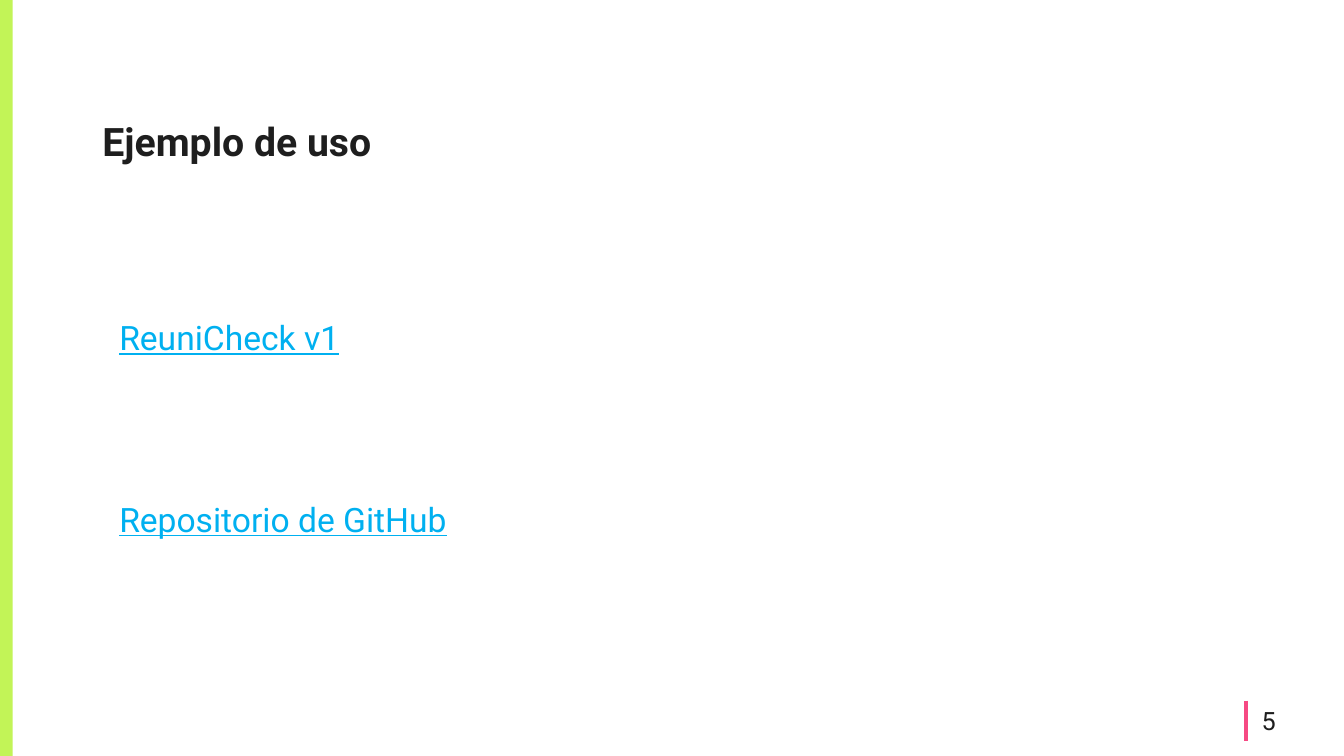
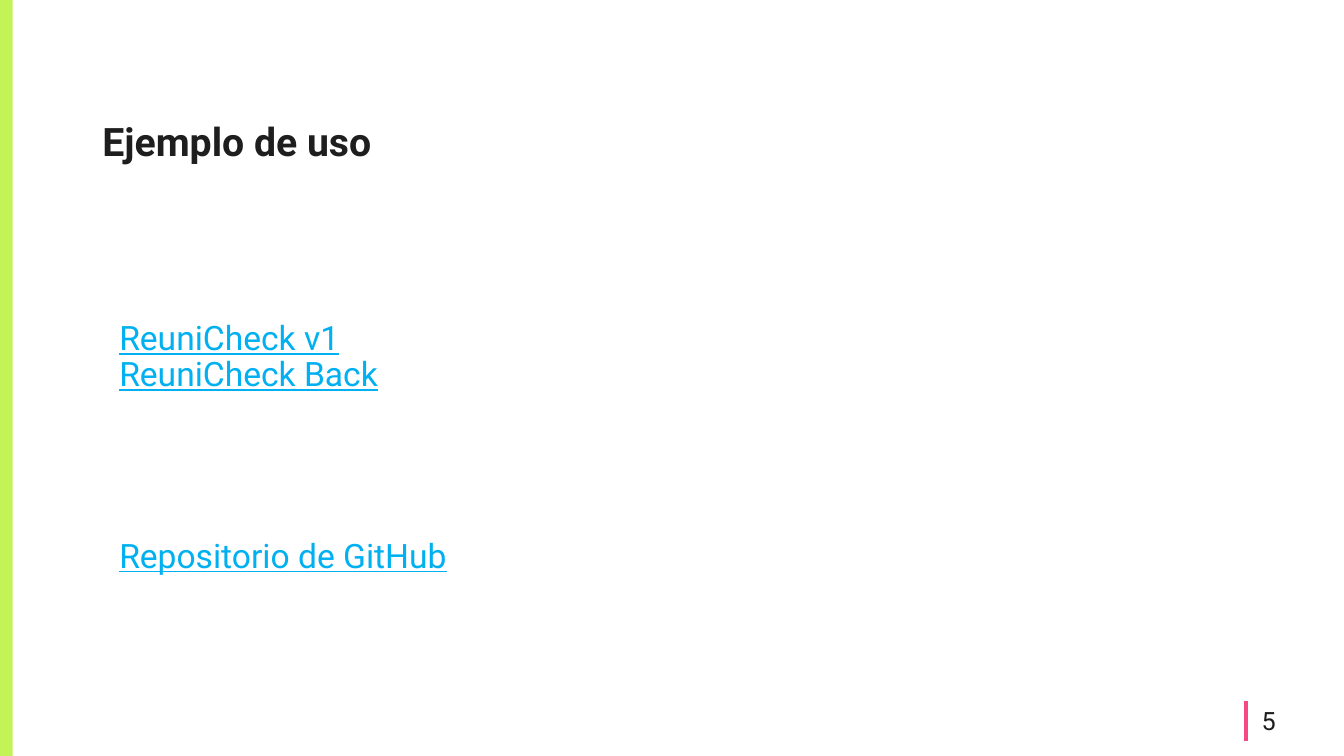
Before and after one commit to a21sarafb/ReuniCheck2, a slide deck: slide 5 of presentación/ReuniCheck.pptx. Drawn at 1344x756 pixels with LibreOffice and Linux fonts; fonts in the diff are those of the drawing; background and template pictures are left out. Boxes give left, top, right and bottom in pixels: in the first picture for what was removed or moved away, otherwise in the second. Text is boxed around its words. In the diff, an @@ line names an element or a change of style, - is before the commit and + after.

```diff
--- a/presentación/ReuniCheck.pptx
+++ b/presentación/ReuniCheck.pptx
@@ text at (x1=119, y1=360, x2=378, y2=391): paragraph added @@
+ReuniCheck Back
```
Also in this commit, not shown: 2 other slides changed, 8 other files.
